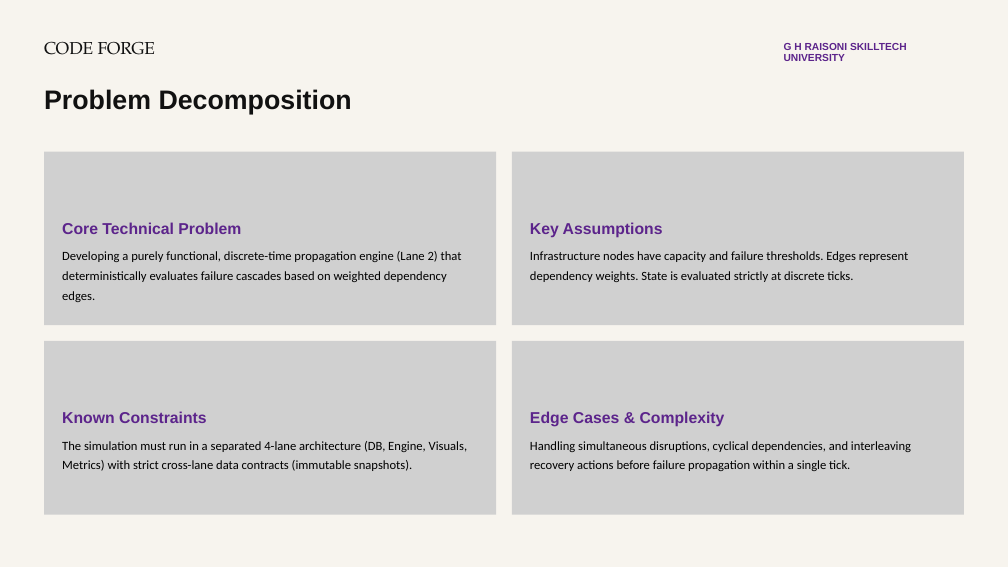
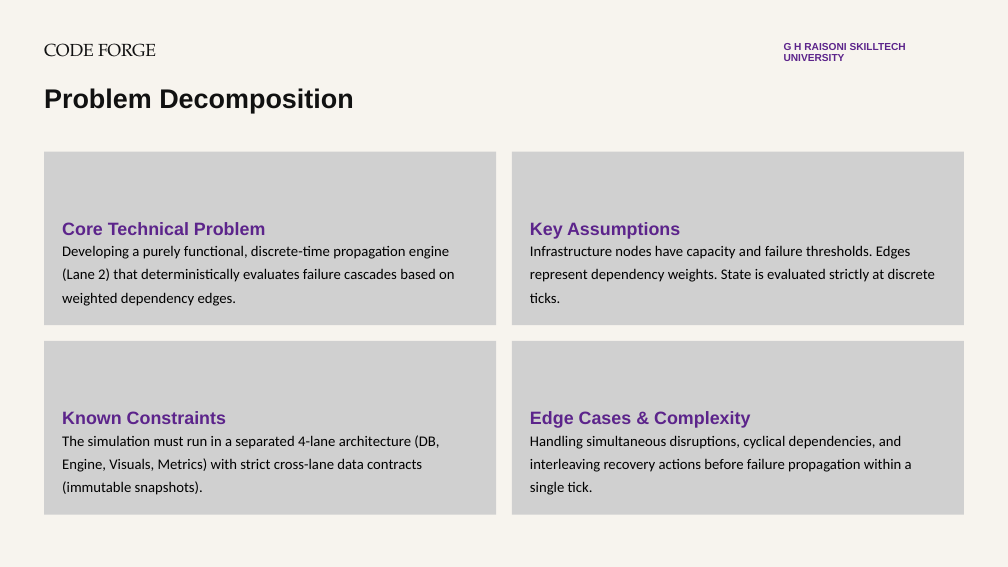
Before and after one commit to tushartiple24/CF26-S03-Smasherz, a slide deck: slide 3 of Smasherz_CF26_S03_Presentation.pptx. Drawn at 1008x567 pixels with LibreOffice and Linux fonts; fonts in the diff are those of the drawing; grey boxes stand for pictures; background and template pictures are left out. Boxes give left, top, right and bottom in pixels: in the first picture for what was removed or moved away, otherwise in the second. Text is boxed around its words. In the diff, an @@ line names an element or a change of style, - is before the commit and + after.

```diff
--- a/Smasherz_CF26_S03_Presentation.pptx
+++ b/Smasherz_CF26_S03_Presentation.pptx
@@ text "CODE FORGE" at <box>44,43,156,57</box>: size 24.8 to 25 pt @@
@@ text "G H RAISONI SKILLTECH UNIVERSITY" at <box>784,43,906,61</box>: size 14.6 to 14.5 pt @@
@@ text "Problem Decomposition" at <box>44,88,353,113</box>: size 38.2 to 38.5 pt @@
@@ size 22.5 to 25.5 pt; line spacing 27pt to 30.6pt in 4 elements at <box>62,222,265,235</box>, <box>530,222,680,239</box>, <box>62,411,226,424</box>, <box>530,411,750,428</box> @@
@@ size 18 to 21 pt; line spacing 28.3pt to 33pt in 4 elements at <box>62,246,454,306</box>, <box>530,245,935,303</box>, <box>62,435,439,495</box>, <box>530,435,912,495</box> @@
```
Also in this commit, not shown: 9 other slides changed, 13 other files.
